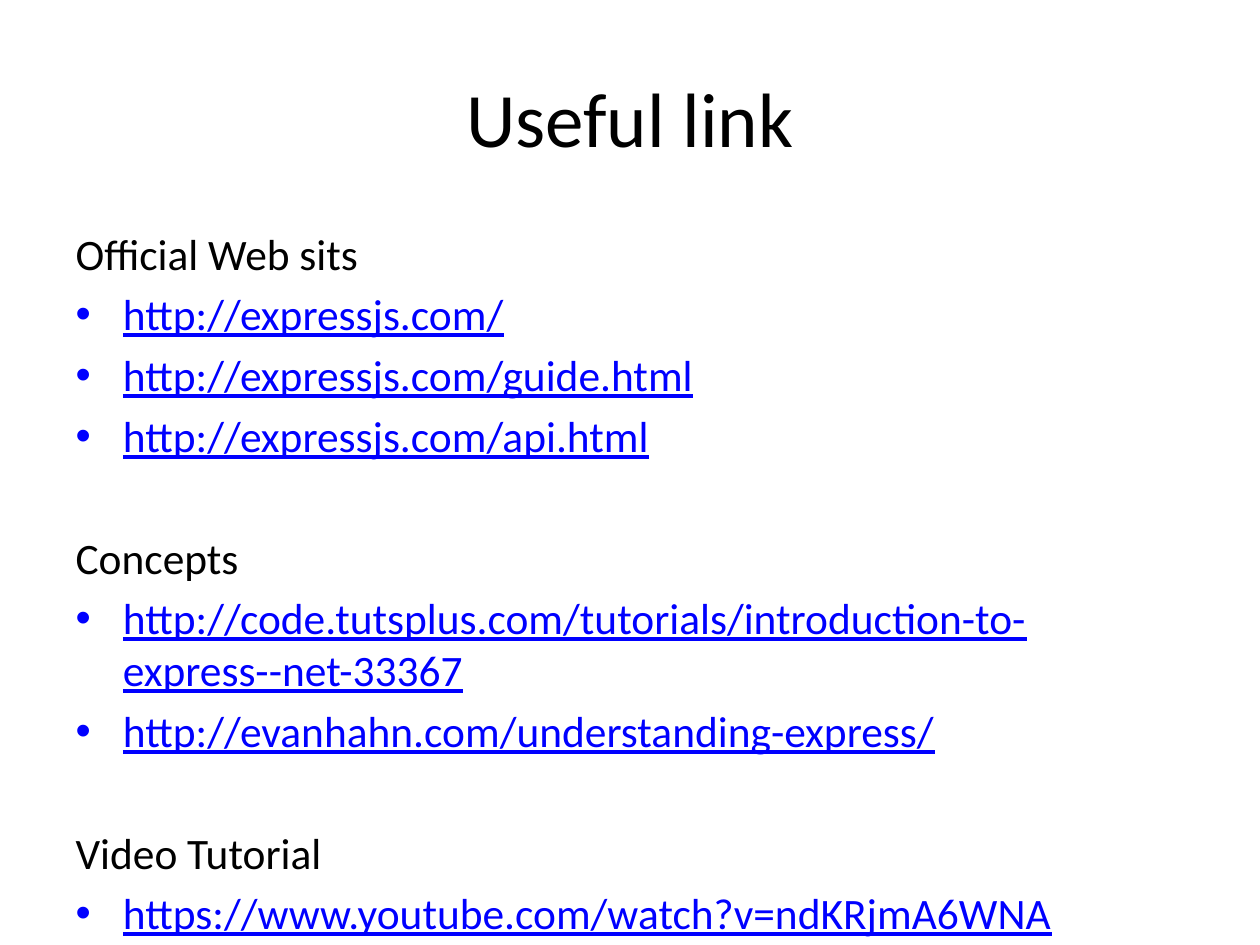
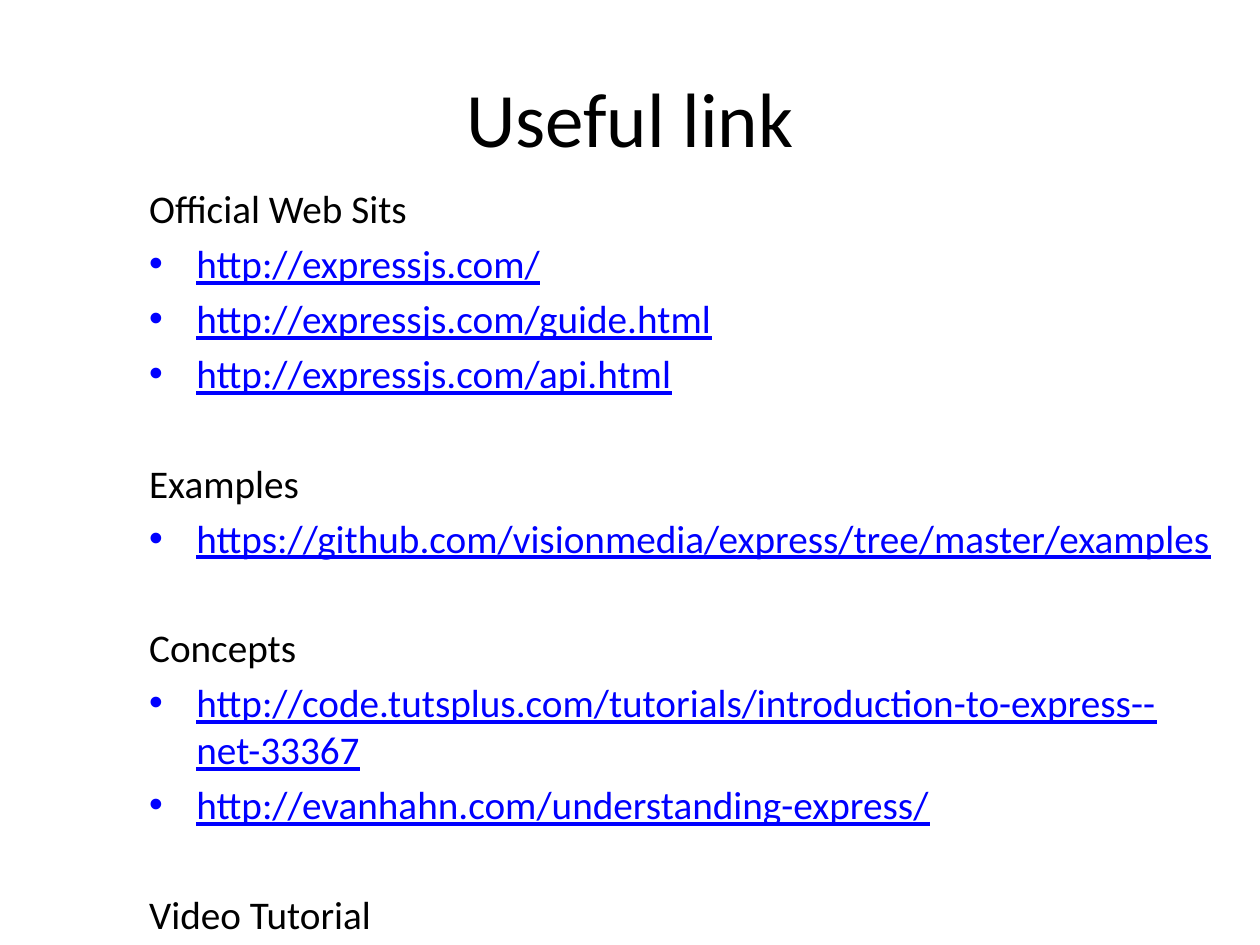
Before and after one commit to flybigcat/cs520p, a slide deck: slide 9 of slides/nodejs&express.pptx. Drawn at 1260x945 pixels with LibreOffice and Linux fonts; fonts in the diff are those of the drawing. Boxes give left, top, right and bottom in pixels: in the first picture for what was removed or moved away, otherwise in the second. Text is boxed around its words. In the diff, an @@ line names an element or a change of style, - is before the commit and + after.

```diff
--- a/slides/nodejs&express.pptx
+++ b/slides/nodejs&express.pptx
@@ text "Official Web Sits": place and size @@
-text "Official Web Sits" at box(76, 240, 1051, 937)
+text "Official Web Sits" at box(149, 195, 1209, 930)
@@ text at box(149, 195, 406, 224): text changed; size 24.8 to 22.4 pt @@
-Official Web sits
+Official Web Sits
@@ text at box(149, 250, 1155, 930): size 24.8 to 22.4 pt in "http://expressjs.com/", "http://expressjs.com/guide.html", "http://expressjs.com/api.html", "Concepts" and 4 more places @@
@@ text at box(149, 470, 1209, 560): paragraphs added @@
+Examples
+• https://github.com/visionmedia/express/tree/master/examples
```
Also in this commit, not shown: 7 other slides changed, 15 other files.
